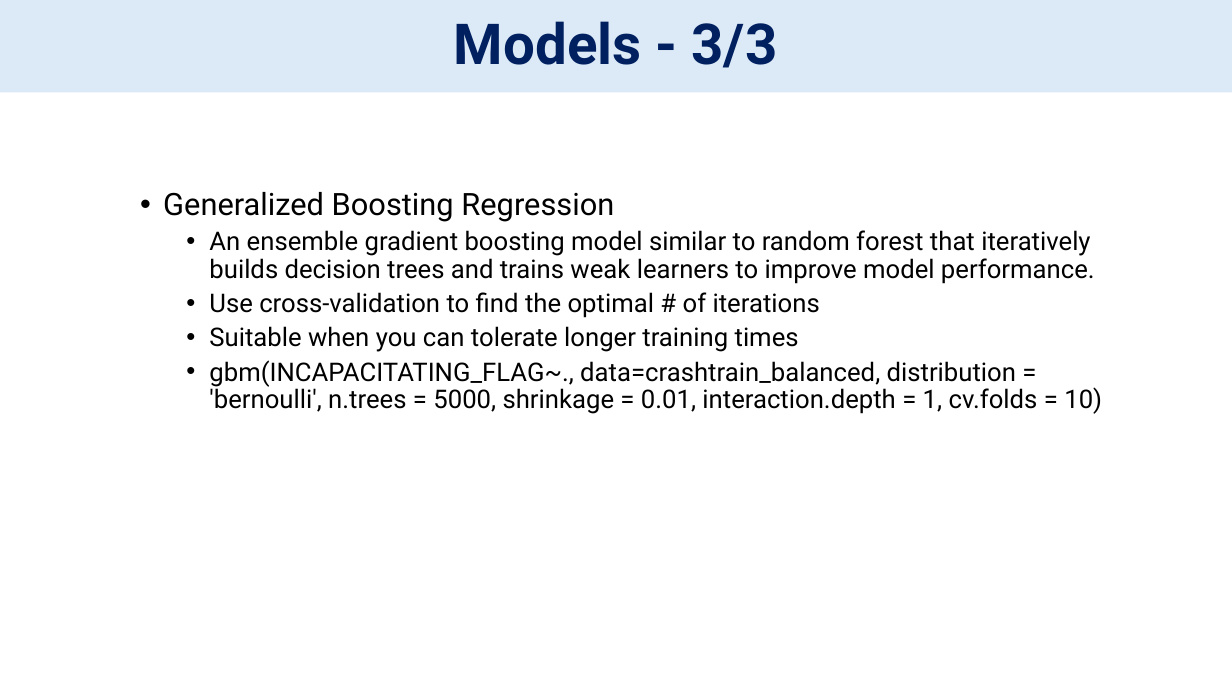
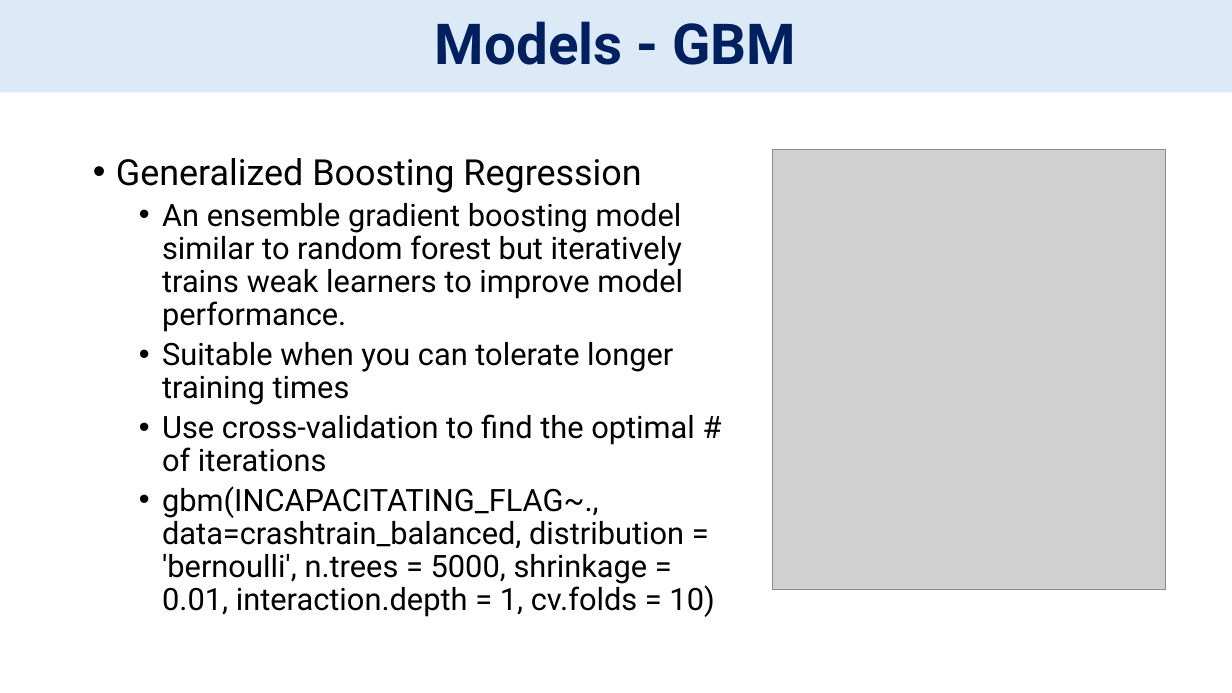
Before and after one commit to bofethe/signal-four, a slide deck: slide 11 of PredictiveCrashAnalysis.pptx (slide 10 before the commit). Drawn at 1232x693 pixels with LibreOffice and Linux fonts; fonts in the diff are those of the drawing; grey boxes stand for pictures. Boxes give left, top, right and bottom in pixels: in the first picture for what was removed or moved away, otherwise in the second. Text is boxed around its words. In the diff, an @@ line names an element or a change of style, - is before the commit and + after.

```diff
--- a/PredictiveCrashAnalysis.pptx
+++ b/PredictiveCrashAnalysis.pptx
@@ title at (435,21,797,65): text changed @@
-Models - 3/3
+Models - GBM
@@ text "Generalized Boosting Regression": place and size @@
-text "Generalized Boosting Regression" at (163,192,1102,414)
+text "Generalized Boosting Regression" at (116,158,714,617)
@@ text at (116,158,714,617): size 24 to 28 pt in "Generalized Boosting Regression"; size 20 to 24 pt in "Use cross-validation to find the optimal # ...", "gbm(INCAPACITATING_FLAG~., data=crashtrain_balanced, distrib ..."; list level 2 to 1 in "Generalized Boosting Regression"; list level 3 to 2 in "Use cross-validation to find the ..."; list level 3 to 2 in "gbm(INCAPACITATING_FLAG~., data=crashtrain_balanced, distrib ..." @@
@@ picture added at (774,150,1165,590) @@
@@ text at (162,203,683,405): text changed; size 20 to 24 pt @@
-    • An ensemble gradient boosting model similar to random forest that iteratively builds decision trees and trains weak learners to improve model performance.
+  • An ensemble gradient boosting model similar to random forest but iteratively trains weak learners to improve model performance.
+  • Suitable when you can tolerate longer training times
@@ text at (209,326,799,352): paragraph removed @@
-    • Suitable when you can tolerate longer training times
```
Also in this commit, not shown: 6 other slides changed, 3 slides added, 1 slide removed, 3 other files.
